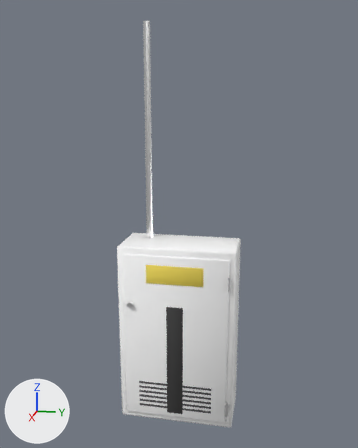
The FBX model project/Assets/Models/HQ/Train/Train_Breaker.fbx, before and after one commit.
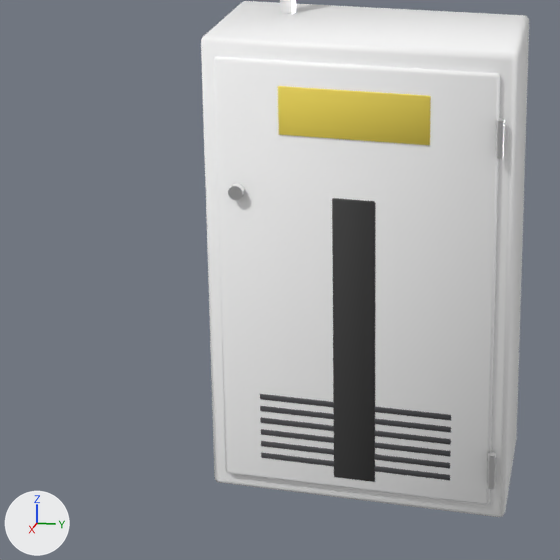
There are two pictures of each version: one whole from a camera (50 mm lens) standing at (2.012, 0.398, 2.333) and looking at (-0.003, -0.005, 1.83), one close up on the part from 12% to 70% of the width and 52% to 99% of the height. The lights are fixed; the arrows at lower left show +X, +Y and +Z. The last two pictures show the newer version. Where no turn or scale is listed for an object, it has been applied to the vertices. Vertices at exactly the same position are counted once.

Objects in the first close-up: 'Train_Breaker'.
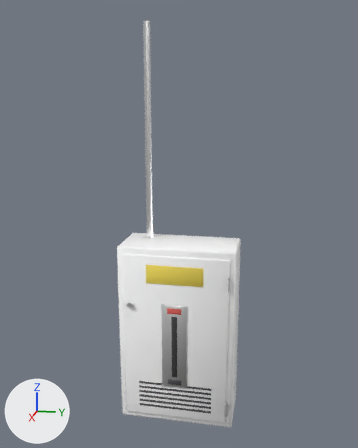
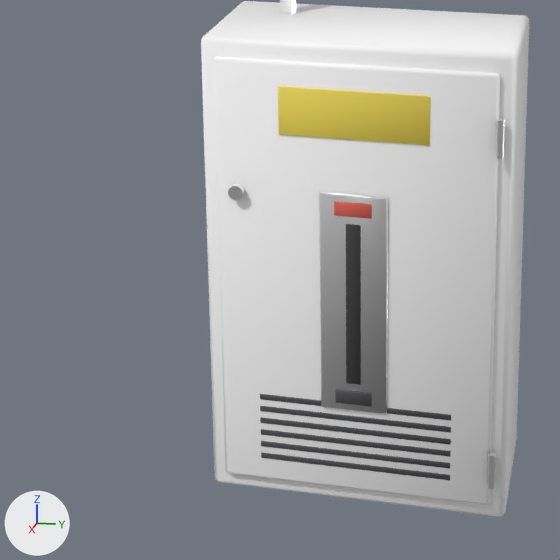
Changed parts and their boxes [x1, y1, x2, y2] in the close-ups (560 x 560 px):
part 1 of me_train_breaker, added: after [346, 224, 361, 385]
part 2 of me_train_breaker, added: after [335, 389, 372, 406]
part 3 of me_train_breaker, built on: before [332, 198, 375, 481]; after [319, 191, 388, 413]
part 4 of me_train_breaker, recoloured: before [334, 476, 374, 482]; after [322, 406, 386, 414]
part 5 of me_train_breaker, recoloured: before [332, 198, 375, 203]; after [334, 201, 367, 205]

The change in detail:
Material 'TRN_LeverRed' (mat_trn_leverred) is new.
Its base color is (0.75, 0.12, 0.1) (red #e16159).
Its roughness is 0.45.
me_train_breaker is used by ob_train_breaker; location (0.0, 0.0, 0.0).
me_train_breaker had 1056 vertices, 1046 faces and spanned x -0.12..0.13, y -0.25..0.25, z 0.95..2.65.
me_train_breaker now has 1344 vertices, 1340 faces and spans x -0.12..0.13, y -0.25..0.25, z 0.95..2.65.
me_train_breaker part 1: the loose piece of 96 vertices spanning x 0.11..0.12, y -0.22..0.23, z 0.98..1.72 is copied, and the copy is scaled about its middle by (0.333, 0.0496, 0.379), then moved by (0.01, 0.0, -0.03), in mat_trn_rubber (dark grey #383838); it spans x 0.12..0.13, y -0.01..0.01, z 1.18..1.46.
me_train_breaker part 2: the loose piece of 96 vertices spanning x 0.12, y -0.16..0.16, z 1.13..1.14 is copied, and the copy is scaled about its middle by (0.504, 0.185, 2.56), then moved by (0.01, 0.0, 0.02); it spans x 0.12..0.13, y -0.03..0.03, z 1.14..1.17.
Part 3, on me_train_breaker:
40 faces are deleted.
24 vertices in x 0.12, y -0.03, z 1.0 move by (0.0, -0.02, 0.13).
24 vertices in x 0.12, y 0.03..0.04, z 1.0 move by (0.0, 0.02, 0.13).
6 vertices in x 0.12, y 0.03..0.04, z 1.5 move by (0.0, 0.02, 0.01).
3 vertices in x 0.12, y -0.03, z 1.5 move by (0.01, 0.0, 0.0).
24 vertices move from x 0.12, y -0.03..0.04, z 1.5 to x 0.12, y -0.05..0.03, z 1.47..1.51.
96 vertices are added at x 0.12..0.13, y -0.05..0.06, z 1.47..1.51.
57 new faces join them, mat_trn_stainless (white #ffffff).
81 new faces join them, mat_trn_leverred (red #e16159).
me_train_breaker part 4: 41 faces spanning x 0.12, y -0.05..0.06, z 1.13 switch from mat_trn_rubber (dark grey #383838) to mat_trn_stainless (white #ffffff).
me_train_breaker part 5: 17 faces spanning x 0.12..0.13, y -0.03..0.03, z 1.5 switch from mat_trn_rubber (dark grey #383838) to mat_trn_leverred (red #e16159).
